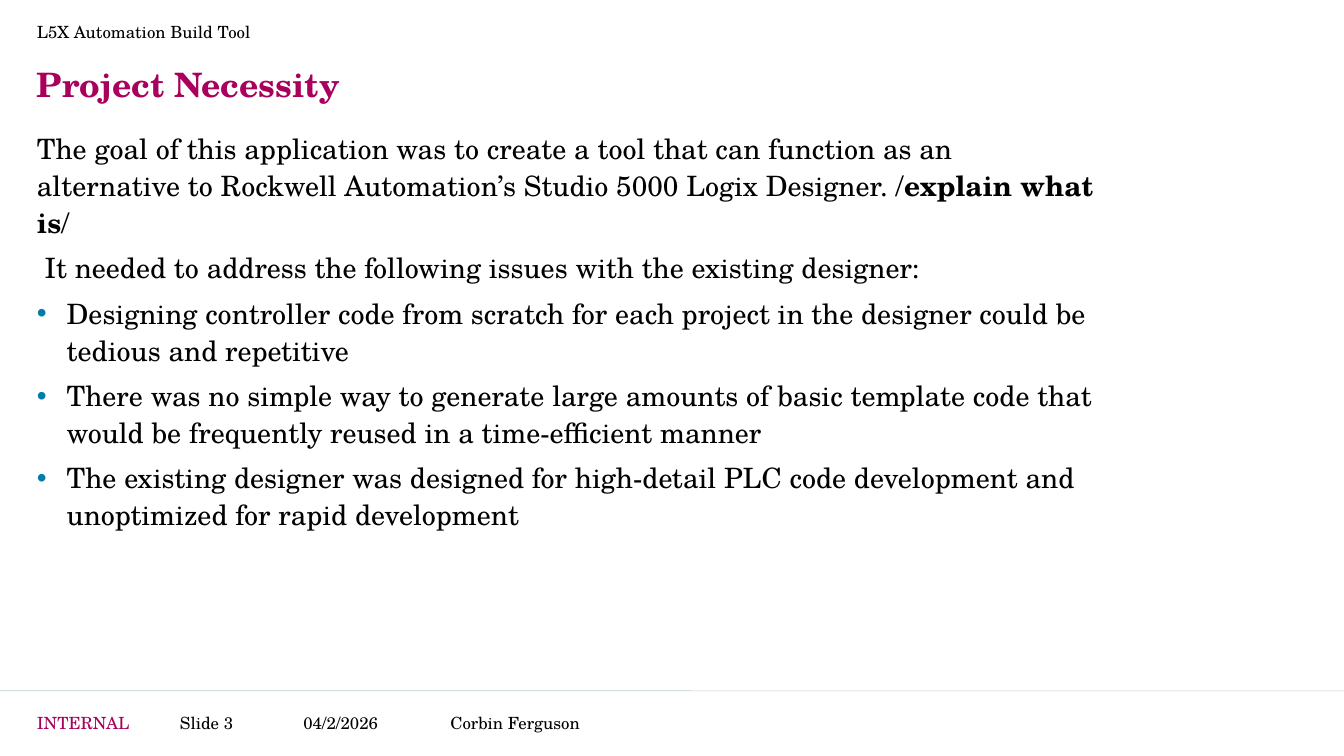
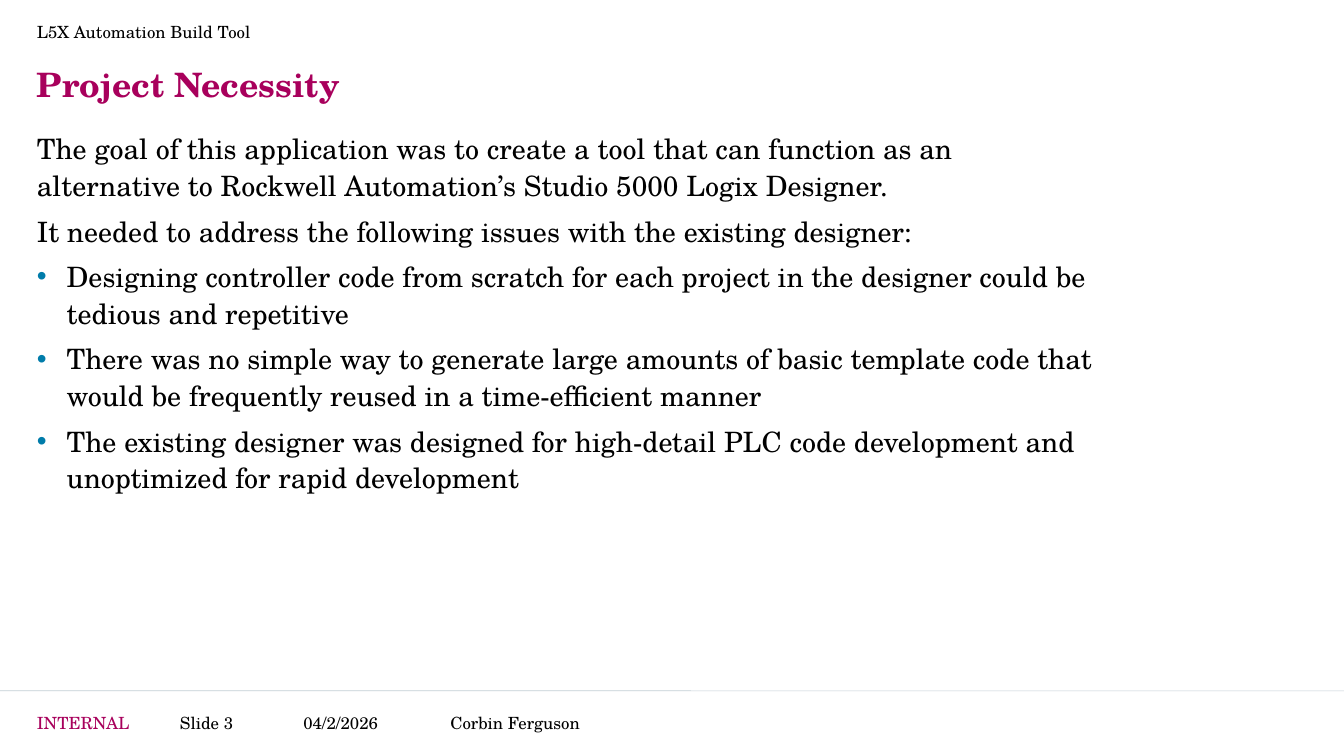
Before and after one commit to CorbinFerguson/ThesisBuildTool, a slide deck: slide 3 of Thesis Writing Documents/Project Development.pptx. Drawn at 1344x756 pixels with LibreOffice and Linux fonts; fonts in the diff are those of the drawing; background and template pictures are left out. Boxes give left, top, right and bottom in pixels: in the first picture for what was removed or moved away, otherwise in the second. Text is boxed around its words. In the diff, an @@ line names an element or a change of style, - is before the commit and + after.

```diff
--- a/Thesis Writing Documents/Project Development.pptx
+++ b/Thesis Writing Documents/Project Development.pptx
@@ text at [37, 138, 952, 202]: text changed @@
-The goal of this application was to create a tool that can function as an alternative to Rockwell Automation’s Studio 5000 Logix Designer. /explain what is/
+The goal of this application was to create a tool that can function as an alternative to Rockwell Automation’s Studio 5000 Logix Designer.
```
Also in this commit, not shown: 5 other slides changed, 1 other file.
